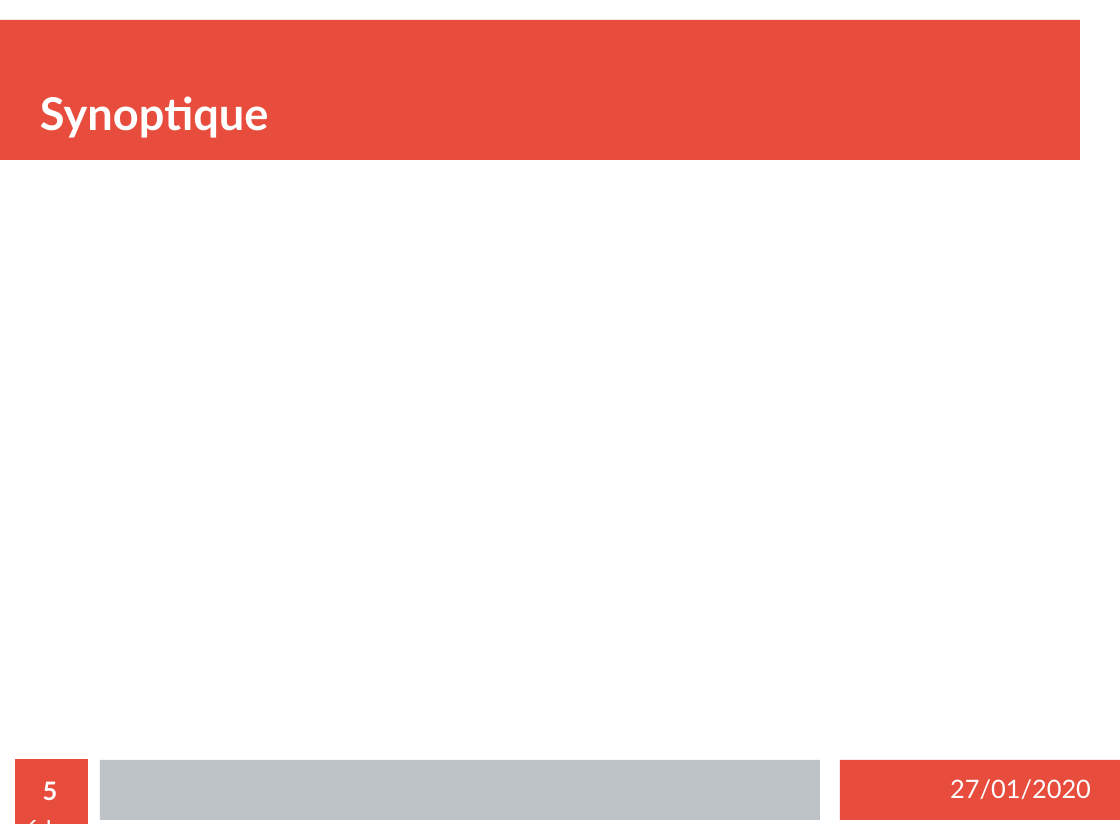
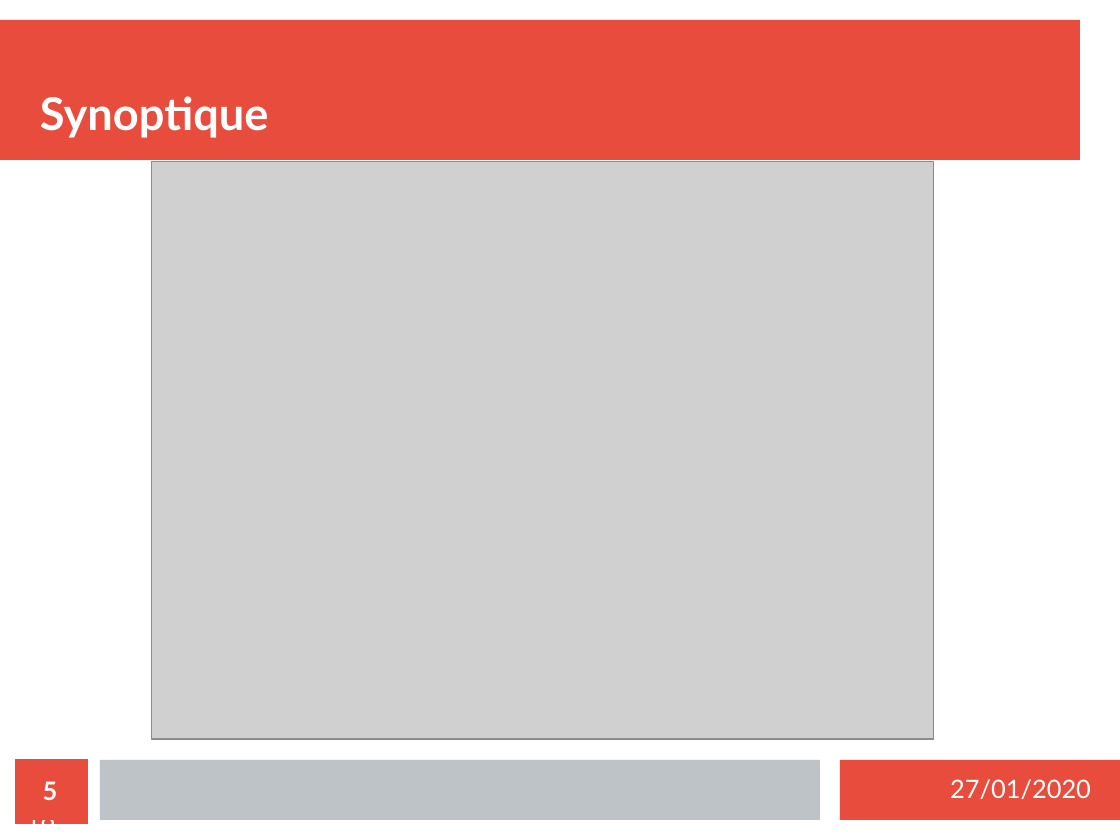
Before and after one commit to MezeretteBrice/Projet_Ronde, a slide deck: slide 5 of SOUTENANCE/Revue1/Revue1_HUREAU.odp. Drawn at 1120x840 pixels with LibreOffice and Linux fonts; fonts in the diff are those of the drawing; grey boxes stand for pictures. Boxes give left, top, right and bottom in pixels: in the first picture for what was removed or moved away, otherwise in the second. Text is boxed around its words. In the diff, an @@ line names an element or a change of style, - is before the commit and + after.

```diff
--- a/SOUTENANCE/Revue1/Revue1_HUREAU.odp
+++ b/SOUTENANCE/Revue1/Revue1_HUREAU.odp
@@ picture added at (152, 162, 934, 739) @@
@@ page number at (26, 781, 58, 833): text changed @@
-5 / 21
+5 / 18
```
Also in this commit, not shown: 12 other slides changed, 3 slides removed, 1 other file.
